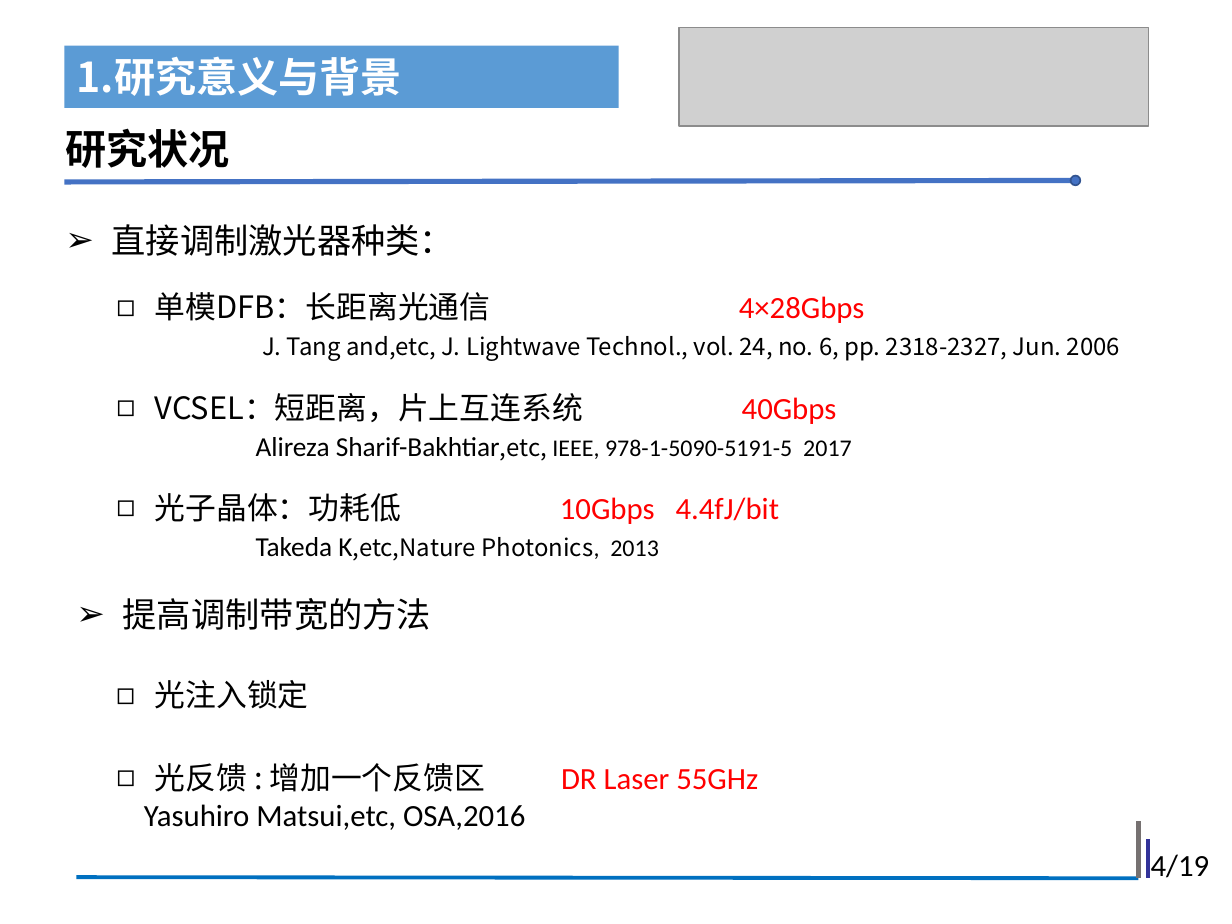
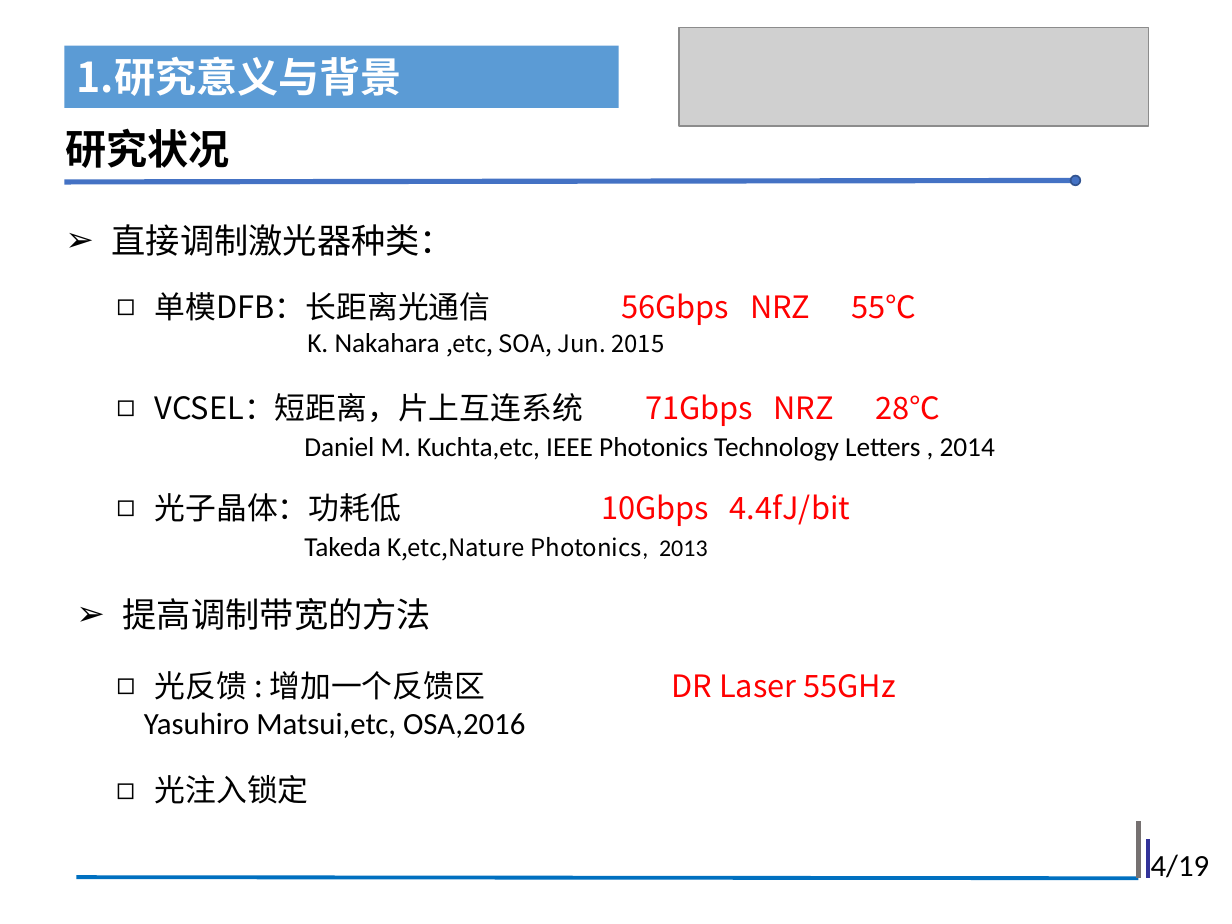
Before and after one commit to Wu-30MKI/Directly-Modulated-Laser, a slide deck: slide 4 of 组会-吴冀亮.pptx. Drawn at 1232x924 pixels with LibreOffice and Linux fonts; fonts in the diff are those of the drawing; grey boxes stand for pictures. Boxes give left, top, right and bottom in pixels: in the first picture for what was removed or moved away, otherwise in the second. Text is boxed around its words. In the diff, an @@ line names an element or a change of style, - is before the commit and + after.

Commit message:
10.9
PPT

```diff
--- a/组会-吴冀亮.pptx
+++ b/组会-吴冀亮.pptx
@@ text at (155, 292, 810, 357): text changed; size 14 to 18 pt @@
-◻ 单模DFB：长距离光通信 4×28Gbps
-J. Tang and,etc, J. Lightwave Technol., vol. 24, no. 6, pp. 2318-2327, Jun. 2006
+◻ 单模DFB：长距离光通信 56Gbps NRZ 55℃
+K. Nakahara ,etc, SOA, Jun. 2015
@@ text at (155, 393, 995, 461): text changed; size 14 to 16 pt @@
-◻ VCSEL：短距离，片上互连系统 40Gbps
-Alireza Sharif-Bakhtiar,etc, IEEE, 978-1-5090-5191-5 2017
+◻ VCSEL：短距离，片上互连系统 71Gbps NRZ 28℃
+Daniel M. Kuchta,etc, IEEE Photonics Technology Letters , 2014
@@ text at (155, 493, 850, 526): font Calibri to Noto Sans CJK SC in "10Gbps 4.4fJ/bit" @@
@@ text "光反馈 : 增加一个反馈区 DR Laser ...": place and size @@
-text "光反馈 : 增加一个反馈区 DR Laser ..." at (144, 763, 525, 830)
+text "光反馈 : 增加一个反馈区 DR Laser ..." at (144, 671, 525, 738)
@@ text at (155, 671, 486, 700): font Calibri to Noto Sans CJK SC in "DR Laser 55GHz" @@
@@ text "光注入锁定": place and size @@
-text "光注入锁定" at (155, 680, 309, 709)
+text "光注入锁定" at (155, 775, 309, 804)
```
Also in this commit, not shown: 1 other file.
